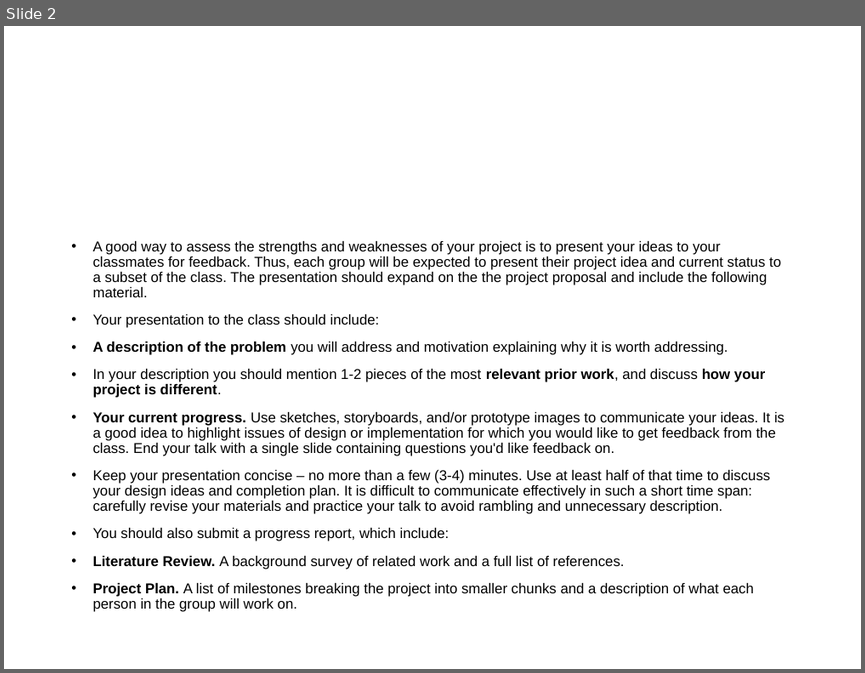
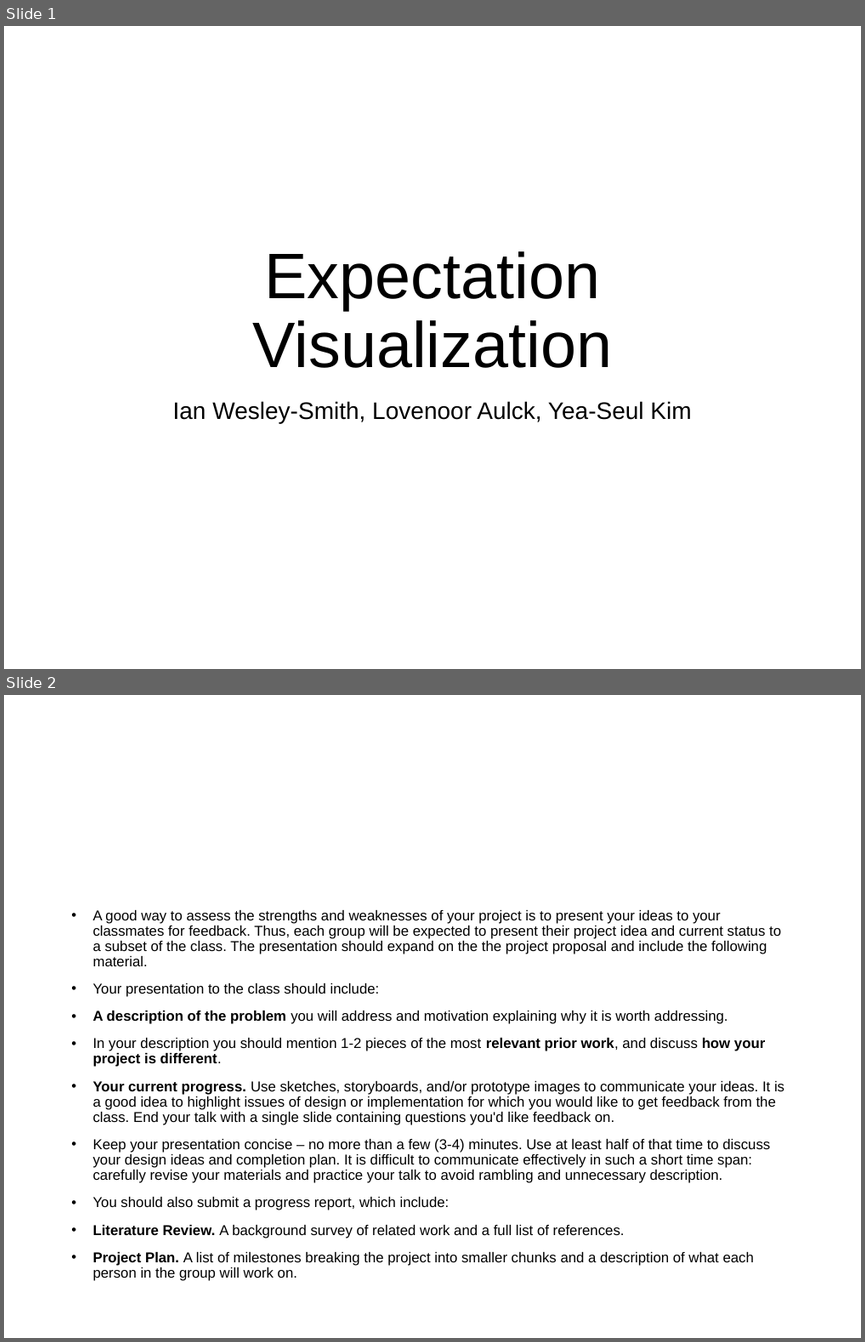
Before and after one commit to iwsmith/cse-512-final-ev, a slide deck: latex/progress/slides-iwsmith-laulck-yeaseul1.pptx. Shown one above the other, each under a label of ours: slide 2 before the commit, slides 1 and 2 after it. The pictures are 865x673 and 865x1342 pixels, drawn with LibreOffice and Linux fonts; fonts in the diff are those of the drawing. Boxes give left, top, right and bottom in pixels: in the first picture for what was removed or moved away, otherwise in the second. Text is boxed around its words. In the diff, an @@ line names an element or a change of style, - is before the commit and + after.

```diff
--- a/latex/progress/slides-iwsmith-laulck-yeaseul1.pptx
+++ b/latex/progress/slides-iwsmith-laulck-yeaseul1.pptx
@@ slide 1 added at [4,26,861,669], background #FFFFFF @@
@@ title added at [252,251,612,368], 54 pt, text #000000 @@
+Expectation Visualization
@@ subtitle added at [173,401,691,423], 20 pt, text #000000 @@
+Ian Wesley-Smith, Lovenoor Aulck, Yea-Seul Kim
```
Also in this commit, not shown: 5 other slides added, 3 slides removed, 1 other file.
